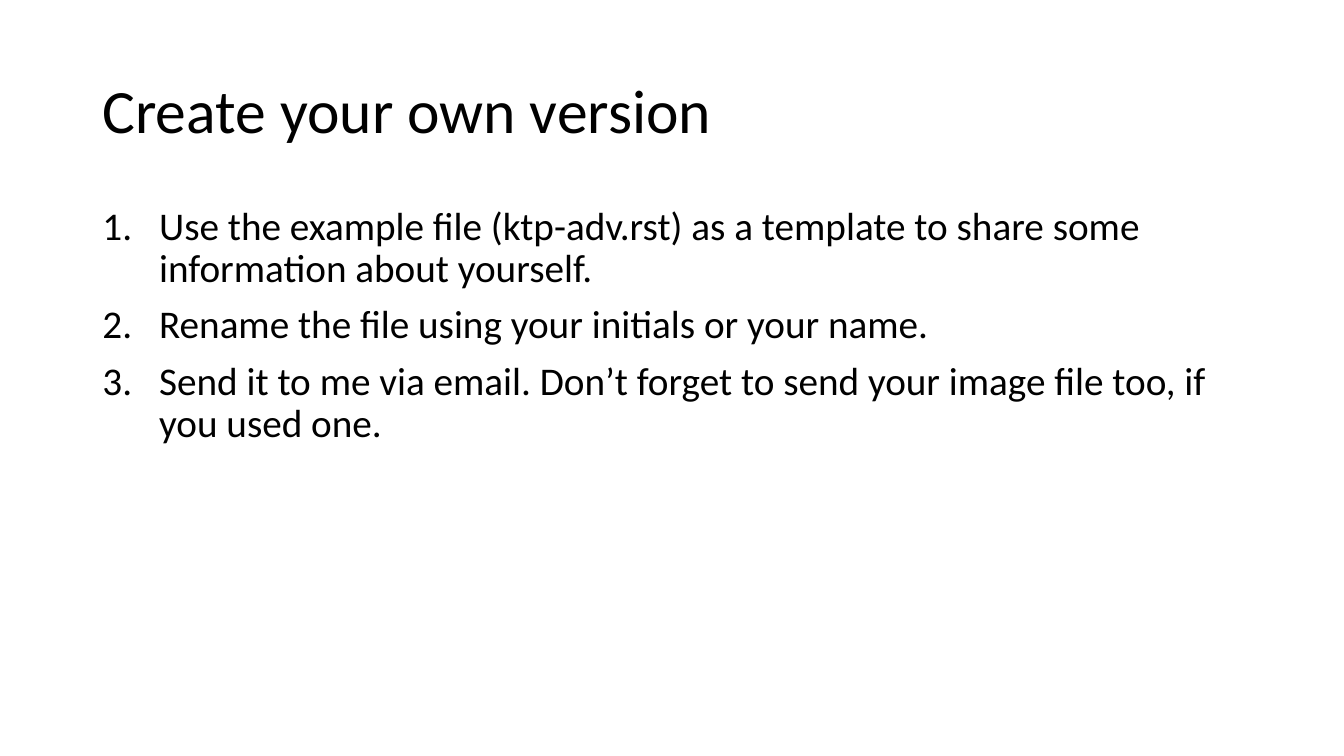
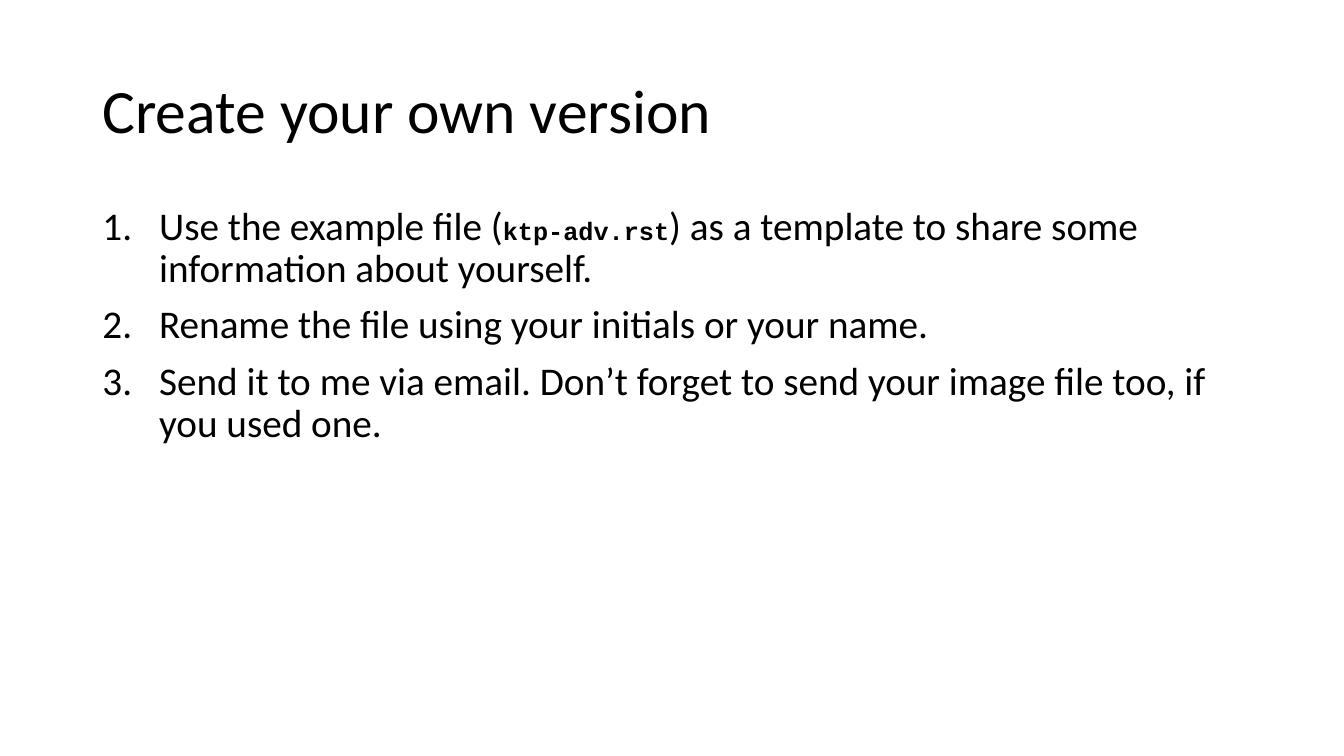
Before and after one commit to kevinputnam/tech-writing-school, a slide deck: slide 9 of _downloads/rest-sphinx-for-open-source.pptx (slide 8 before the commit). Drawn at 1344x756 pixels with LibreOffice and Linux fonts; fonts in the diff are those of the drawing. Boxes give left, top, right and bottom in pixels: in the first picture for what was removed or moved away, otherwise in the second. Text is boxed around its words. In the diff, an @@ line names an element or a change of style, - is before the commit and + after.

```diff
--- a/_downloads/rest-sphinx-for-open-source.pptx
+++ b/_downloads/rest-sphinx-for-open-source.pptx
@@ text at bbox=[159, 212, 1138, 289]: size 28 to 18 pt, font Calibri to Courier New, bold on in "(ktp-adv.rst)" @@
```
Also in this commit, not shown: 5 other slides changed, 2 slides added.
